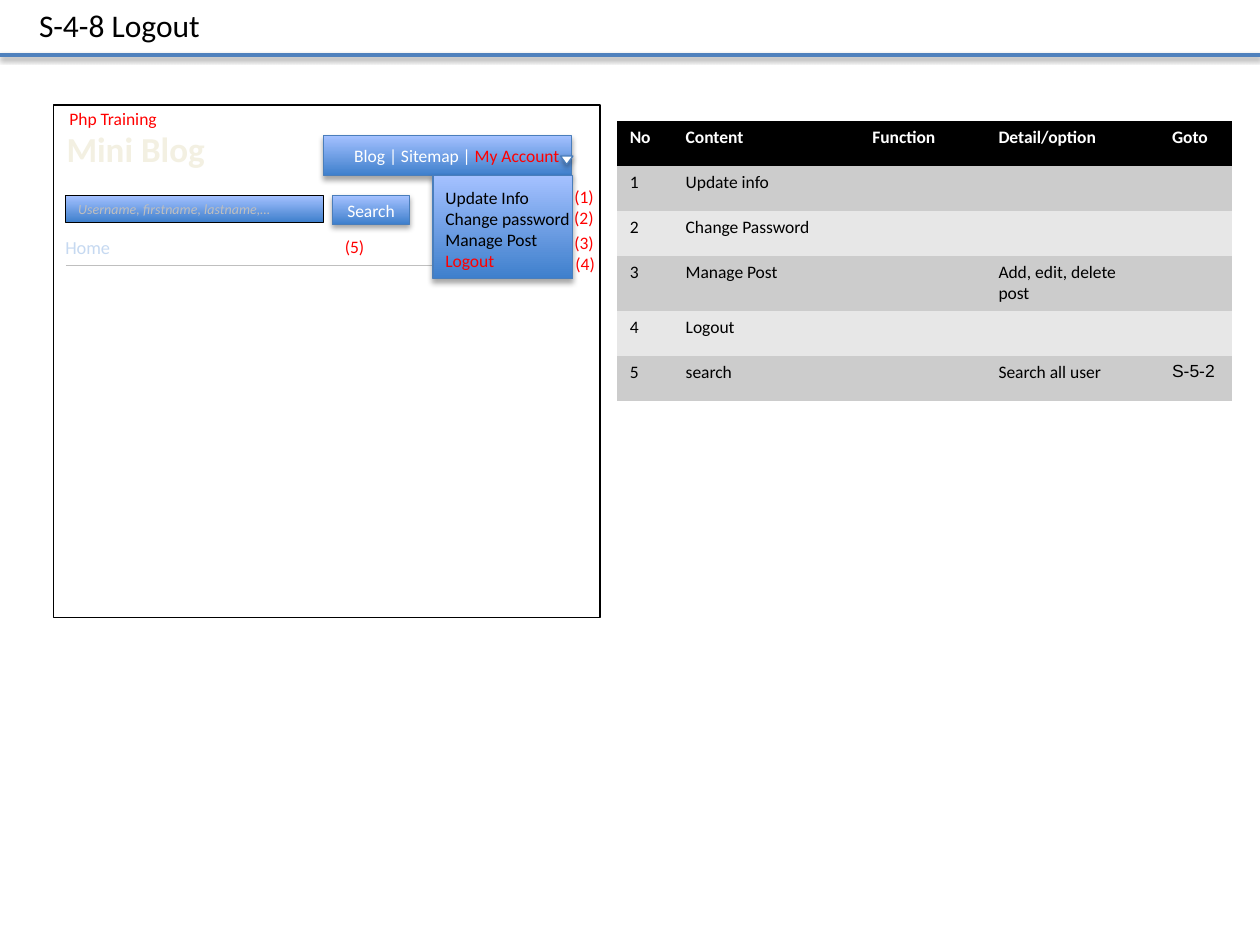
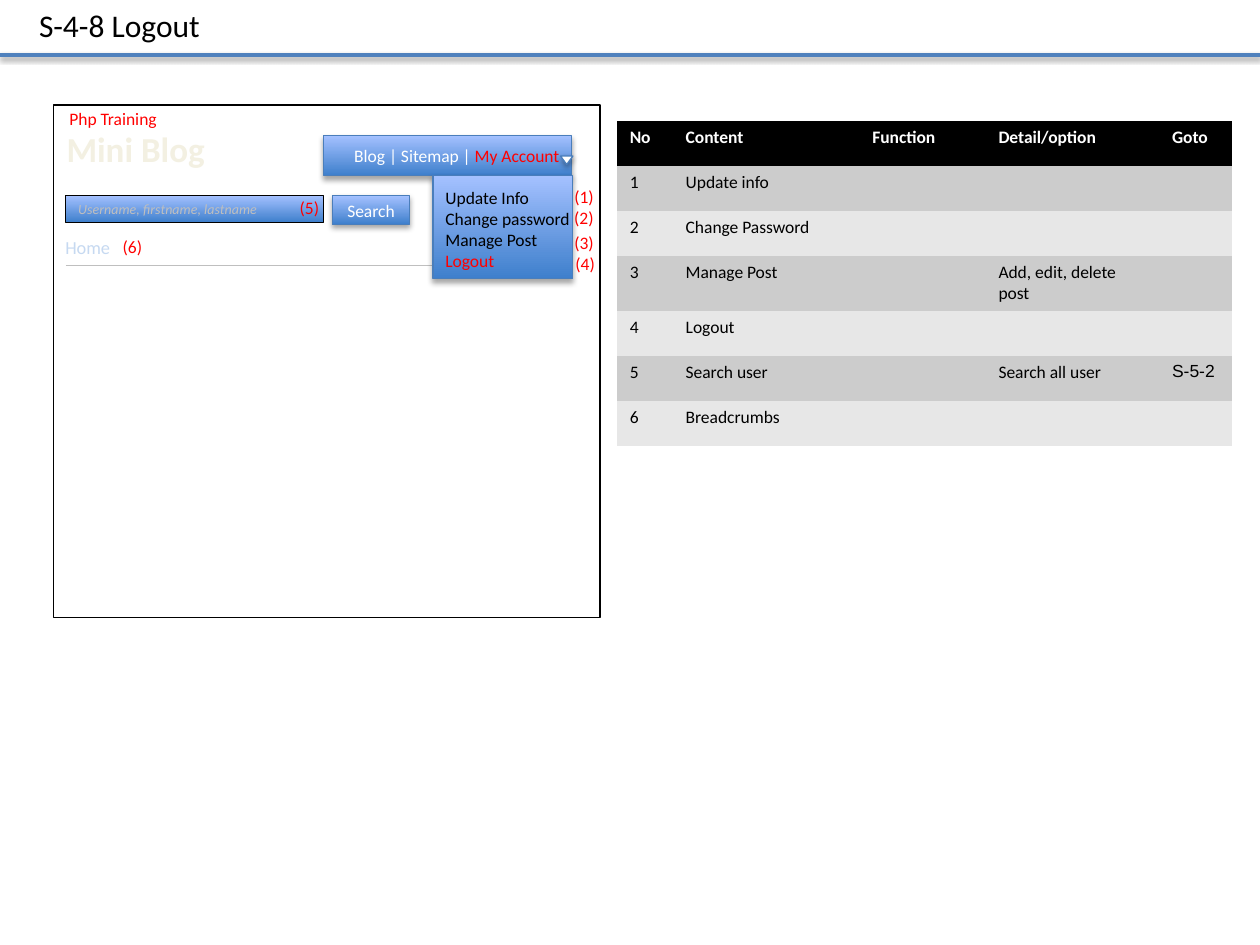
Before and after one commit to truong-vu-mulodo/mini-blog, a slide deck: slide 5 of php/tam-v.anh/doc/detail_design/frontend/wireframe/MiniBlog_Wireframe_Ver_0.1.0.pptx. Drawn at 1260x945 pixels with LibreOffice and Linux fonts; fonts in the diff are those of the drawing. Boxes give left, top, right and bottom in pixels: in the first picture for what was removed or moved away, otherwise in the second. Text is boxed around its words. In the diff, an @@ line names an element or a change of style, - is before the commit and + after.

Commit message:
Update Search user and Change Password

```diff
--- a/php/tam-v.anh/doc/detail_design/frontend/wireframe/MiniBlog_Wireframe_Ver_0.1.0.pptx
+++ b/php/tam-v.anh/doc/detail_design/frontend/wireframe/MiniBlog_Wireframe_Ver_0.1.0.pptx
@@ table at [617, 121, 1231, 446] @@
-row 6: 5 | search |  | Search all user | S-5-2
+row 6: 5 | Search user |  | Search all user | S-5-2
+row 7: 6 | Breadcrumbs |  |  | 
@@ text in rectangle at [78, 204, 257, 218]: text changed @@
-Username, firstname, lastname,…
+Username, firstname, lastname
@@ text "(5)": place and size @@
-text "(5)" at [345, 240, 364, 256]
+text "(5)" at [300, 201, 319, 219]
@@ text added at [123, 240, 142, 256], 10 pt, text #FF0000 @@
+(6)
```
Also in this commit, not shown: 4 other slides changed, 2 slides added, 1 slide removed.
